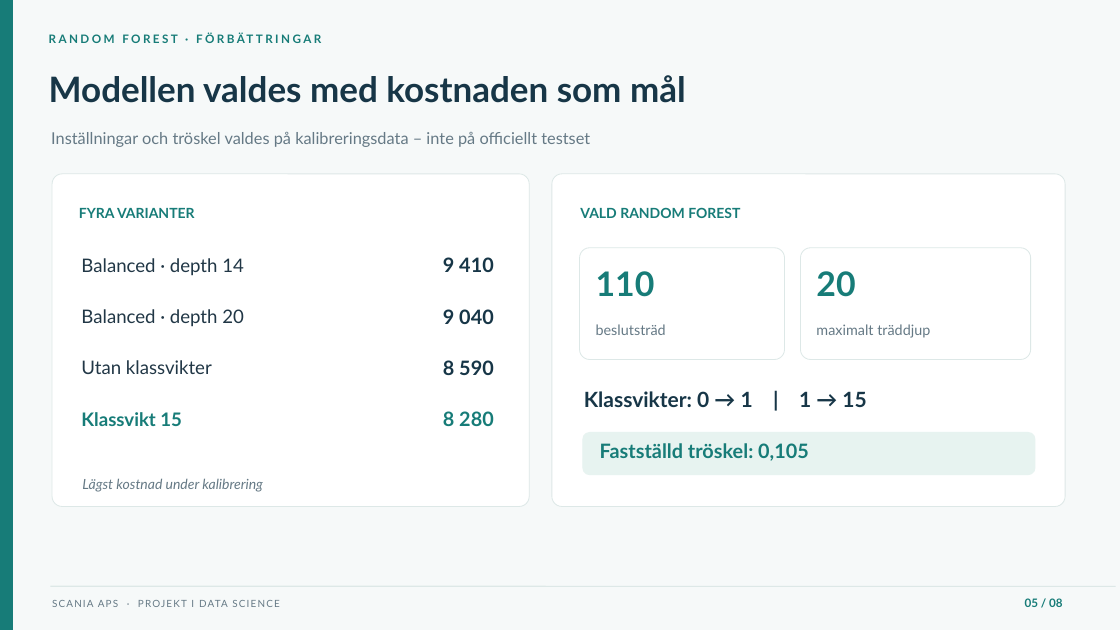
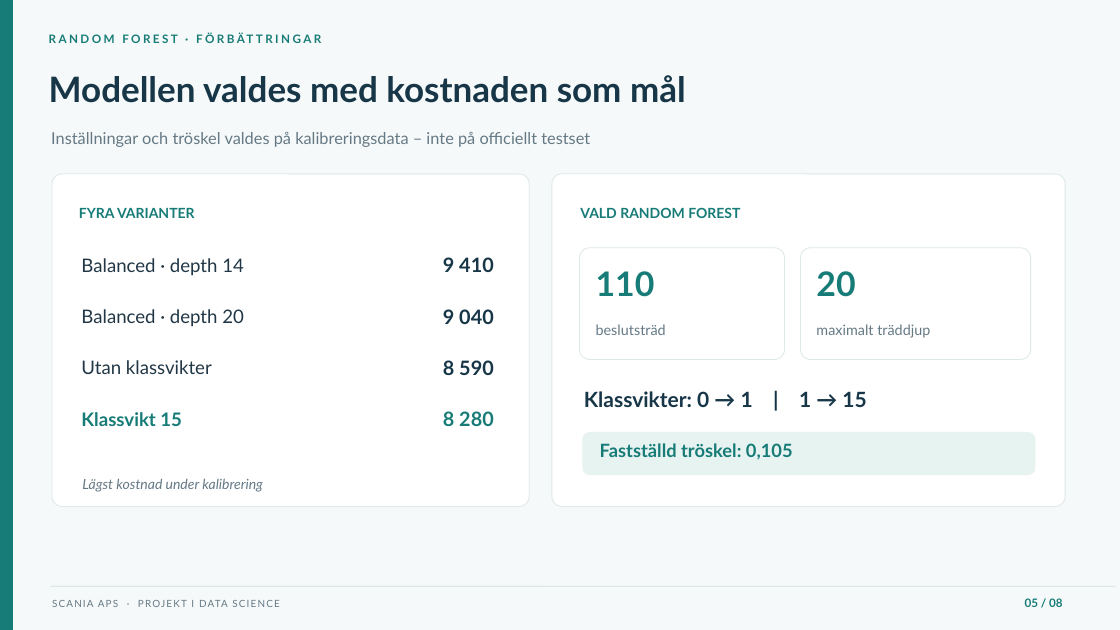
Before and after one commit to JunusEmre/scania-aps-predictive-maintenance, a slide deck: slide 5 of presentation/Scania APS Gruppresentation.pptx. Drawn at 1120x630 pixels with LibreOffice and Linux fonts; fonts in the diff are those of the drawing. Boxes give left, top, right and bottom in pixels: in the first picture for what was removed or moved away, otherwise in the second. Text is boxed around its words. In the diff, an @@ line names an element or a change of style, - is before the commit and + after.

```diff
--- a/presentation/Scania APS Gruppresentation.pptx
+++ b/presentation/Scania APS Gruppresentation.pptx
@@ text "Fastställd tröskel: 0,105" at (600, 443, 793, 460): size 17 to 15.7 pt @@
```
Also in this commit, not shown: 1 other slide changed, 2 slides added.
